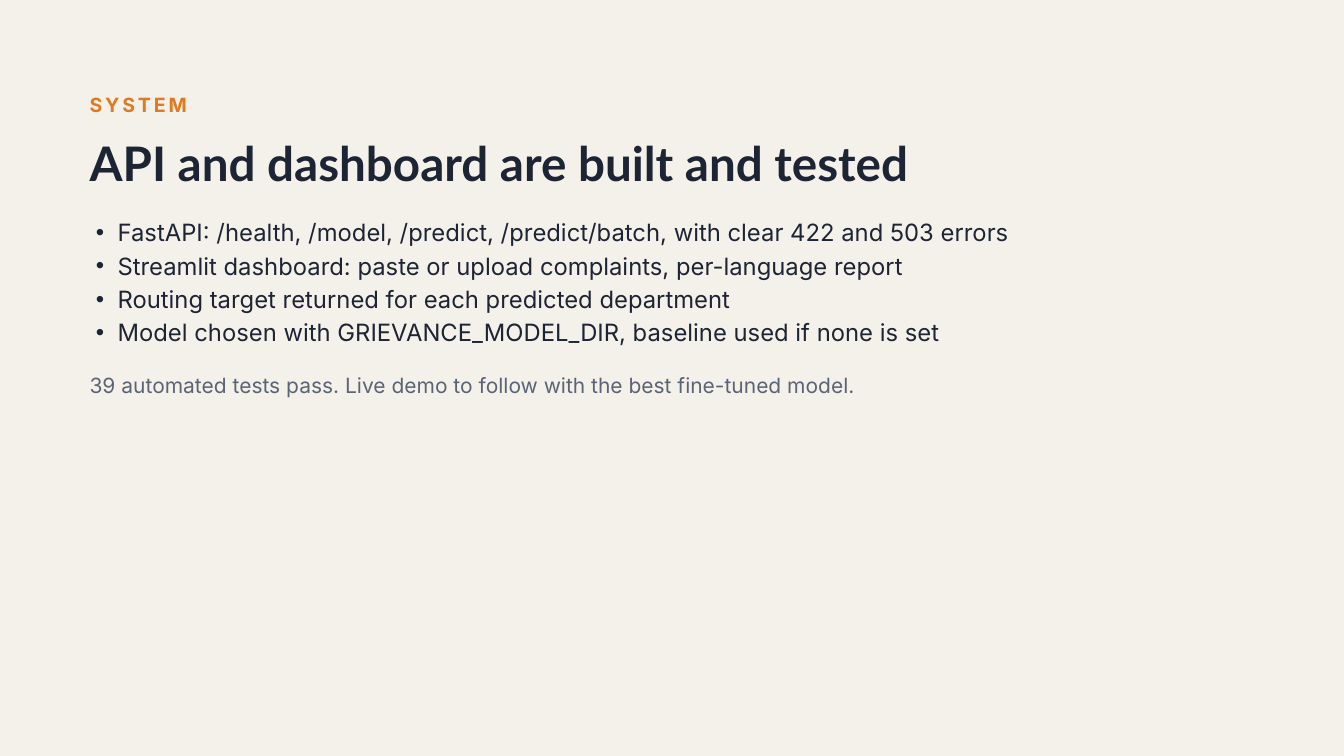
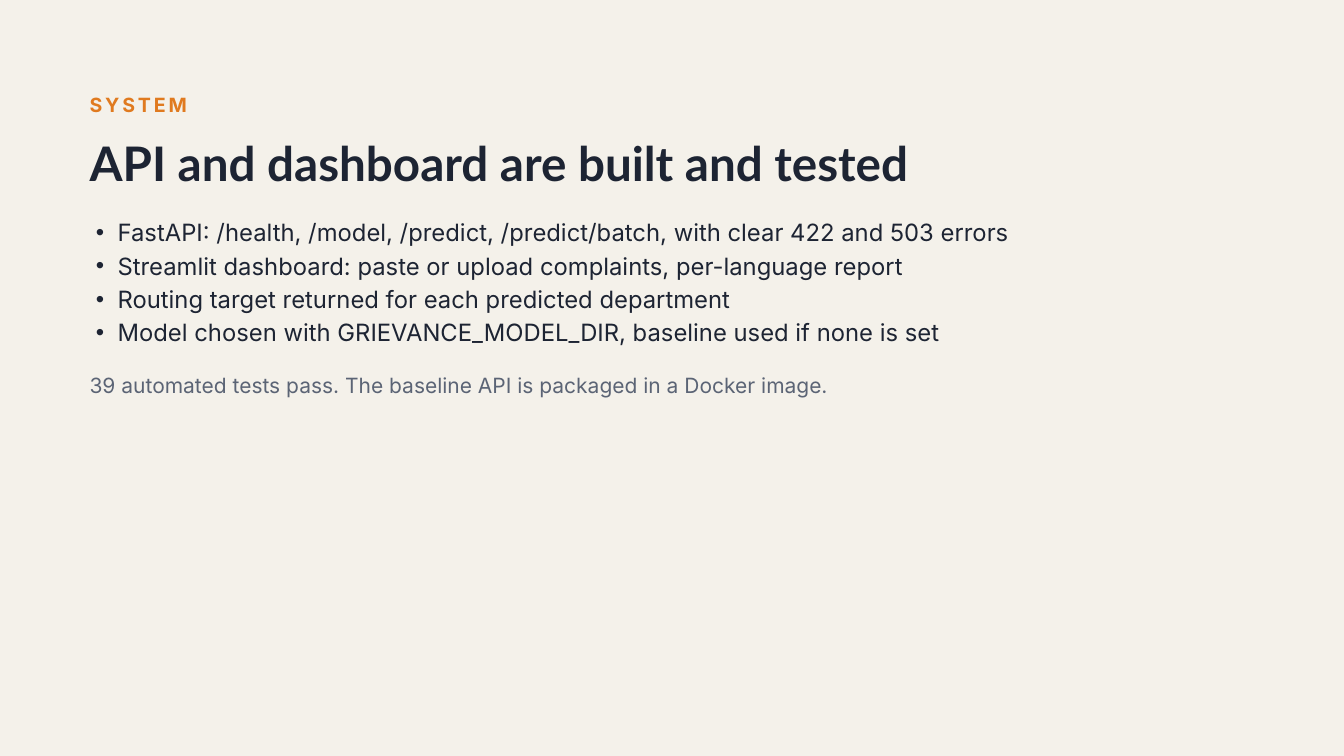
Before and after one commit to sam131725/public_grievenes, a slide deck: slide 23 of docs/slides/P8_Mid-term_Review.pptx (slide 21 before the commit). Drawn at 1344x756 pixels with LibreOffice and Linux fonts; fonts in the diff are those of the drawing. Boxes give left, top, right and bottom in pixels: in the first picture for what was removed or moved away, otherwise in the second. Text is boxed around its words. In the diff, an @@ line names an element or a change of style, - is before the commit and + after.

```diff
--- a/docs/slides/P8_Mid-term_Review.pptx
+++ b/docs/slides/P8_Mid-term_Review.pptx
@@ text at <box>90,377,827,398</box>: text changed @@
-39 automated tests pass. Live demo to follow with the best fine-tuned model.
+39 automated tests pass. The baseline API is packaged in a Docker image.
```
Also in this commit, not shown: 3 other slides changed, 3 slides added, 2 slides removed.
